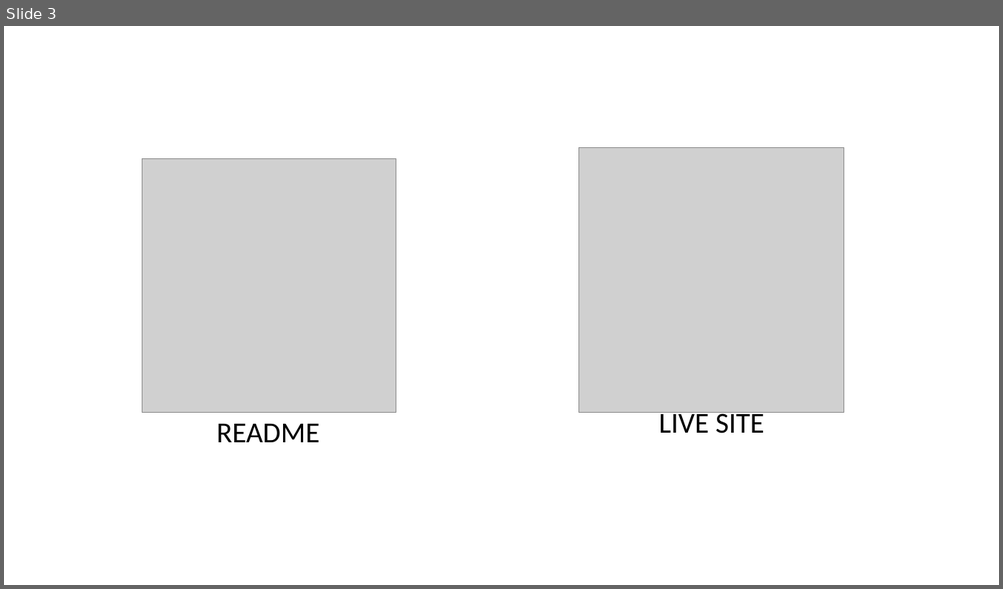
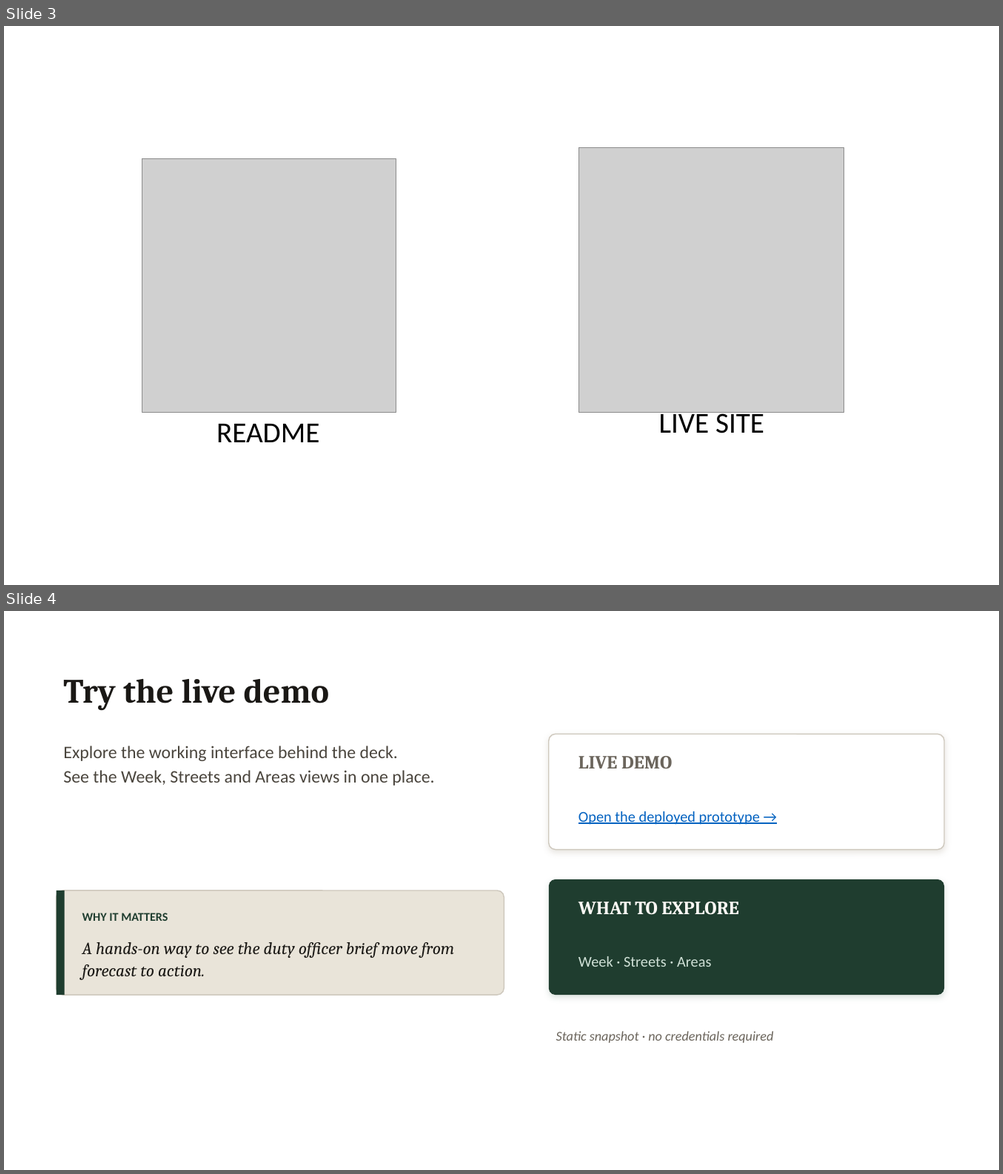
Before and after one commit to claudecommunity-nz/impact.lab.wlg.team-8.2026-08-08, a slide deck: docs/PonekePulseTeam8-with-appendix.pptx. Shown one above the other, each under a label of ours: slide 3 before the commit, slides 3 and 4 after it. The pictures are 1003x589 and 1003x1174 pixels, drawn with LibreOffice and Linux fonts; fonts in the diff are those of the drawing; grey boxes stand for pictures. Boxes give left, top, right and bottom in pixels: in the first picture for what was removed or moved away, otherwise in the second. Text is boxed around its words. In the diff, an @@ line names an element or a change of style, - is before the commit and + after.

Commit message:
Add demo link slide to presentation

```diff
--- a/docs/PonekePulseTeam8-with-appendix.pptx
+++ b/docs/PonekePulseTeam8-with-appendix.pptx
@@ slide 4 added at (4, 611, 999, 1170), background #FFFFFF @@
@@ text added at (63, 679, 330, 710), 33 pt, text #1A1815, bold @@
+Try the live demo
@@ rounded rectangle added at (549, 734, 944, 850), fill #FFFFFF, outline #CEC8BD 1 pt @@
@@ text added at (63, 746, 434, 786), 17 pt, text #4A453D @@
+Explore the working interface behind the deck.
+See the Week, Streets and Areas views in one place.
@@ text added at (578, 756, 671, 769), 18 pt, text #6B655C, bold @@
+LIVE DEMO
@@ text added at (578, 812, 760, 825), 14.5 pt, text #0563C1, underline @@
+Open the deployed prototype →
@@ rounded rectangle added at (57, 891, 504, 995), fill #E9E4D9, outline #CEC8BD 1 pt @@
@@ rectangle added at (57, 891, 65, 995), fill #1F3D2F @@
@@ rounded rectangle added at (549, 880, 944, 995), fill #1F3D2F @@
@@ text added at (82, 913, 168, 921), 11.5 pt, text #1F3D2F, bold @@
+WHY IT MATTERS
@@ text added at (578, 902, 739, 915), 18 pt, text #FAF8F4, bold @@
+WHAT TO EXPLORE
@@ text added at (82, 943, 455, 980), 16.5 pt, text #1A1815, italic @@
+A hands-on way to see the duty officer brief move from forecast to action.
@@ text added at (578, 957, 711, 967), 14.5 pt, text #CFE0D6 @@
+Week · Streets · Areas
@@ text added at (556, 1031, 774, 1043), 13 pt, text #6B655C, italic @@
+Static snapshot · no credentials required
```
